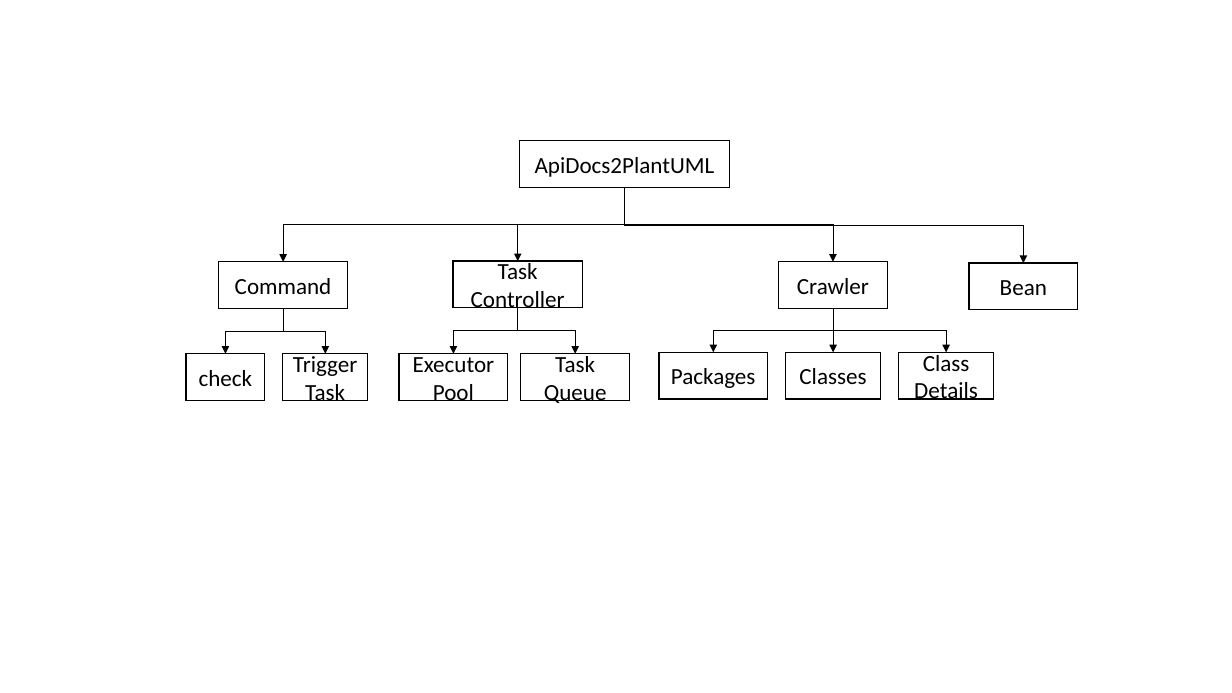
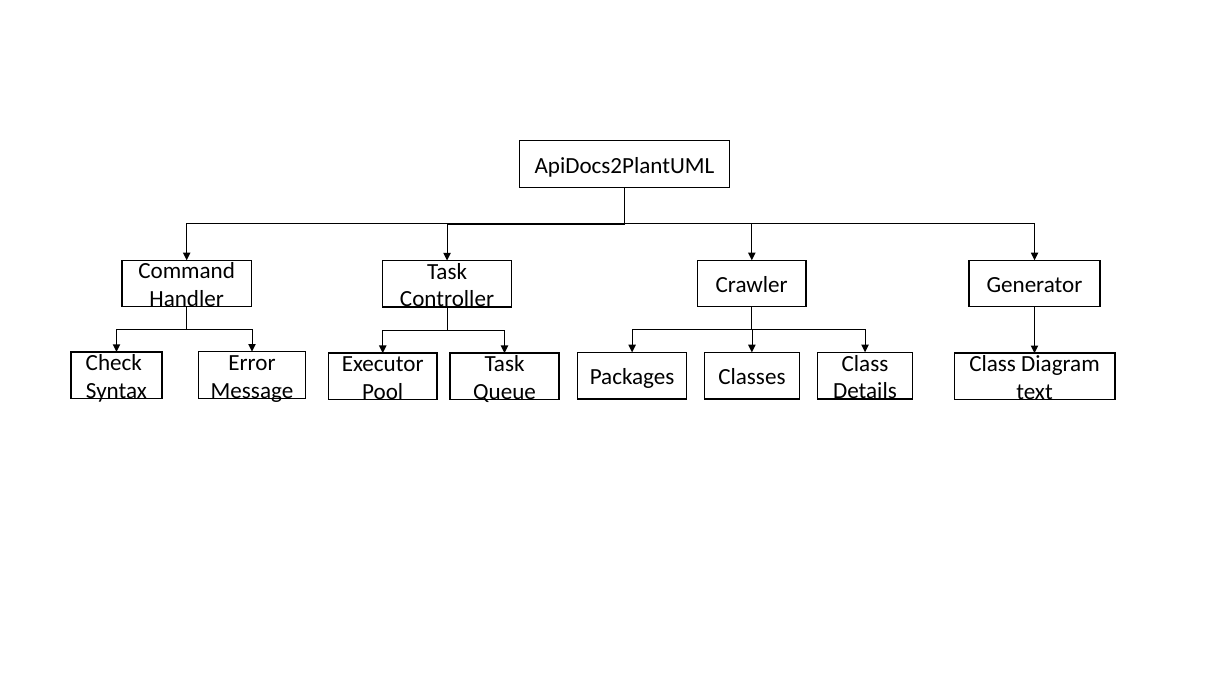
Before and after one commit to taogen-dev-tools/plantuml-generator, a slide deck: slide 1 of docs/system-architecture-design/structure-apidocs2plantuml.pptx. Drawn at 1232x693 pixels with LibreOffice and Linux fonts; fonts in the diff are those of the drawing. Boxes give left, top, right and bottom in pixels: in the first picture for what was removed or moved away, otherwise in the second. Text is boxed around its words. In the diff, an @@ line names an element or a change of style, - is before the commit and + after.

```diff
--- a/docs/system-architecture-design/structure-apidocs2plantuml.pptx
+++ b/docs/system-architecture-design/structure-apidocs2plantuml.pptx
@@ elbow arrow moved from (625, 188) - (283, 262) to (625, 188) - (187, 261) @@
@@ elbow arrow moved from (625, 188) - (518, 262) to (625, 188) - (447, 261) @@
@@ elbow arrow moved from (625, 188) - (1024, 263) to (625, 188) - (1035, 261) @@
@@ elbow arrow moved from (625, 188) - (833, 262) to (625, 188) - (752, 261) @@
@@ rectangle "Command Handler": place and size @@
-rectangle "Command Handler" at bbox=[218, 262, 348, 308]
+rectangle "Command Handler" at bbox=[122, 261, 251, 307]
@@ text in rectangle at bbox=[138, 259, 235, 313]: text changed @@
-Command
+Command Handler
@@ rectangle "Generator": place and size @@
-rectangle "Generator" at bbox=[970, 263, 1079, 310]
+rectangle "Generator" at bbox=[970, 261, 1101, 307]
@@ text in rectangle at bbox=[987, 277, 1083, 292]: text changed @@
-Bean
+Generator
@@ elbow arrow moved from (283, 309) - (226, 354) to (187, 307) - (116, 352) @@
@@ elbow arrow moved from (283, 309) - (325, 354) to (187, 307) - (252, 352) @@
@@ 3 rectangles, 2 elbow arrows: place and size @@
-3 rectangles, 2 elbow arrows at bbox=[399, 262, 630, 400]
+3 rectangles, 2 elbow arrows at bbox=[328, 261, 559, 399]
@@ 4 rectangles, 3 elbow arrows: place and size @@
-4 rectangles, 3 elbow arrows at bbox=[659, 262, 994, 398]
+4 rectangles, 3 elbow arrows at bbox=[578, 261, 913, 398]
@@ elbow arrow added from (1035, 307) to (1035, 353), #000000 0.5 pt @@
@@ rectangle "Check Syntax": place and size @@
-rectangle "Check Syntax" at bbox=[186, 354, 264, 400]
+rectangle "Check Syntax" at bbox=[71, 352, 163, 398]
@@ text in rectangle at bbox=[86, 351, 147, 402]: text changed @@
-check
+Check Syntax
@@ rectangle added at bbox=[199, 352, 306, 398], outline #000000 1 pt, 18 pt, text #000000 @@
+Error Message
@@ rectangle removed at bbox=[283, 354, 368, 400] @@
-Trigger Task
@@ rectangle added at bbox=[955, 353, 1116, 399], outline #000000 1 pt, 18 pt, text #000000 @@
+Class Diagram text
```
Also in this commit, not shown: 6 other files.
